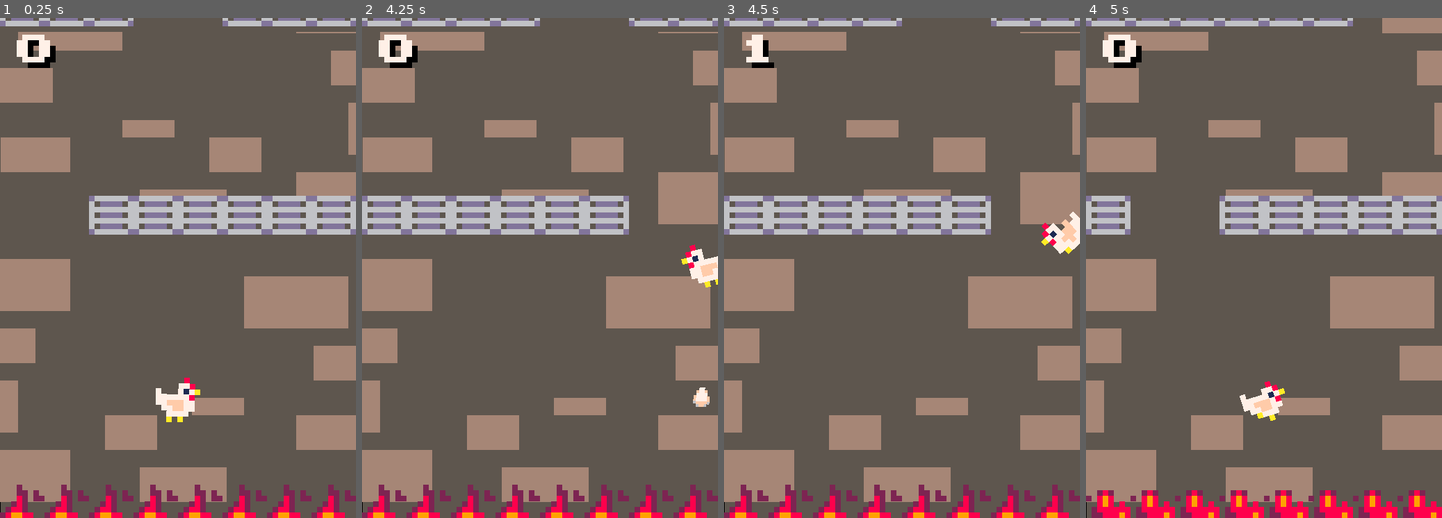
Above: before the commit, frames 1-4 (left to right).
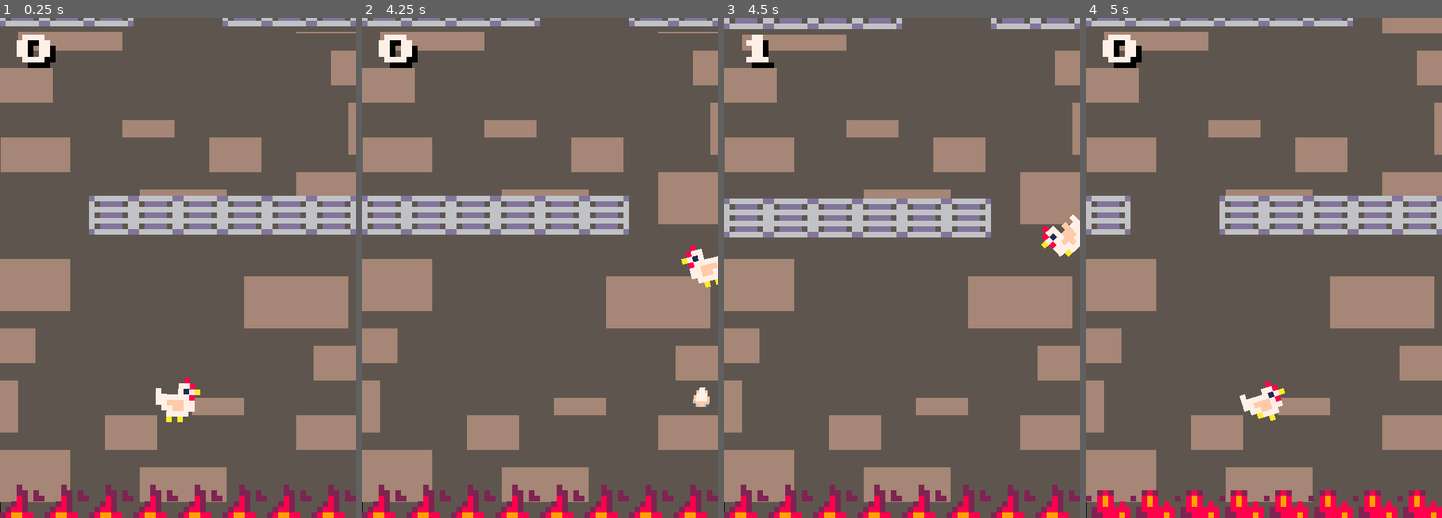
Above: after the commit, the same moments.

Repository: g-otn/do-not-roast
Game: Godot game, scene res://World/World.tscn
Two runs of this game, one before a commit and one after it. Both use one fixed random seed, a clock stepped at 60 frames per second and the inputs below.
Inputs:
- Up to frame 1 (0.25 s): no input
- Up to frame 2 (4.25 s): tap Enter at 0.5 s; hold Right (ui_right) 0.53-1.28 s; tap Space (jump) at 0.77, 1.07, 1.52, 1.82, 3.02, 3.32, 3.77, 4.07 s; hold Left (ui_left) 1.28-2.03 s; hold Right (ui_right) 2.03-3.53 s; hold Left (ui_left) from 3.53 s (still down)
- Up to frame 3 (4.5 s): keep holding Left (ui_left)
- Up to frame 4 (5 s): keep holding Left (ui_left); tap Space (jump) at 4.52, 4.82 s

Frames 1-2 are identical in both runs. In frame 3, 4.2% of the frame differs, in the area x 0-100%, y 0-48%; in frame 4, nothing differs.

Commit message:
improve: camera drag settings

Diff:
--- a/World/World.tscn
+++ b/World/World.tscn
@@ -30,8 +30,8 @@
 limit_right = 512
 limit_bottom = 720
 drag_margin_v_enabled = true
-drag_margin_top = 0.4
-drag_margin_bottom = 0.4
+drag_margin_top = 0.1
+drag_margin_bottom = 0.1
 editor_draw_limits = true
 editor_draw_drag_margin = true
 script = ExtResource( 4 )
